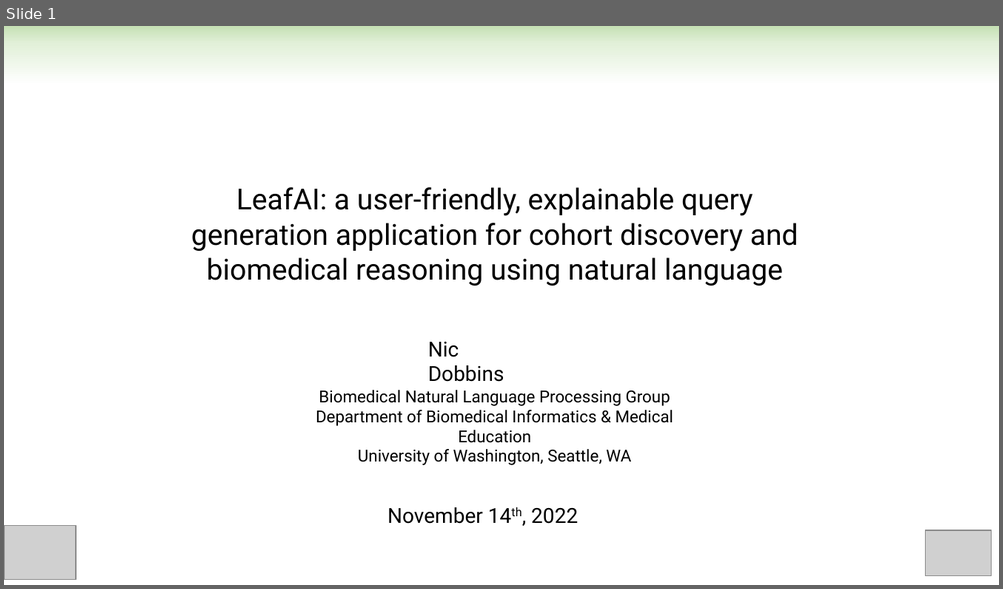
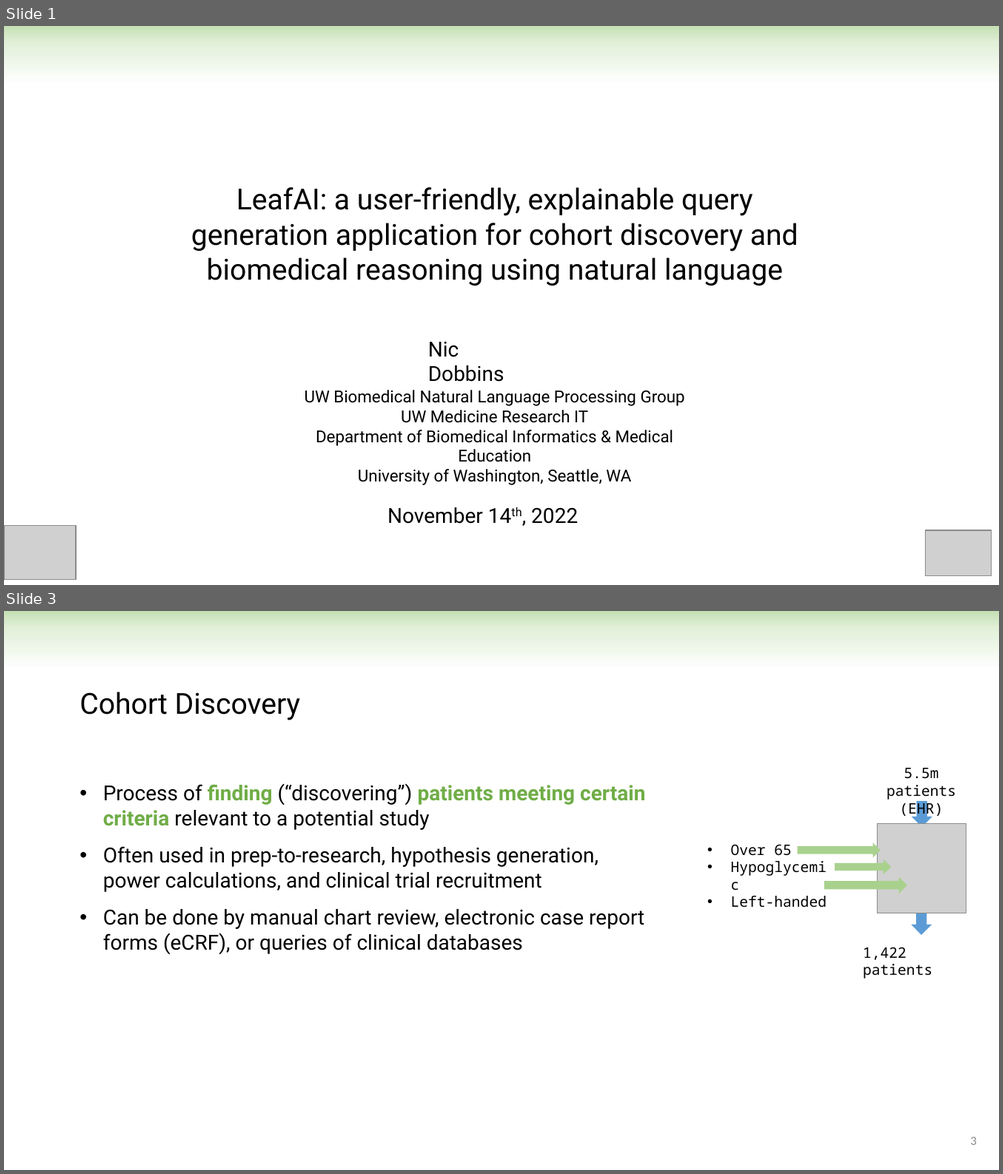
Before and after one commit to ndobb/dissertation, a slide deck: 4_general_exam/presentation/nic_dobbins_general_exam.pptx. Shown one above the other, each under a label of ours: slide 1 before the commit, slides 1 and 3 after it; the slides between them are not shown. The pictures are 1003x589 and 1003x1174 pixels, drawn with LibreOffice and Linux fonts; fonts in the diff are those of the drawing; grey boxes stand for pictures. Boxes give left, top, right and bottom in pixels: in the first picture for what was removed or moved away, otherwise in the second. Text is boxed around its words. In the diff, an @@ line names an element or a change of style, - is before the commit and + after.

```diff
--- a/4_general_exam/presentation/nic_dobbins_general_exam.pptx
+++ b/4_general_exam/presentation/nic_dobbins_general_exam.pptx
@@ slide 3 added at [4, 611, 999, 1170], background #FFFFFF; not listed: 1 template element that a slide beside it also shows @@
@@ text added at [79, 692, 300, 721], 28 pt, text #000000 @@
+Cohort Discovery
@@ text added at [103, 783, 645, 955], 20 pt, text #000000 @@
+• Process of finding (“discovering”) patients meeting certain criteria relevant to a potential study
+• Often used in prep-to-research, hypothesis generation, power calculations, and clinical trial recruitment
+• Can be done by manual chart review, electronic case report forms (eCRF), or queries of clinical databases
@@ text added at [886, 768, 956, 818], 14 pt, text #000000 @@
+5.5m patients
+(EHR)
@@ down arrow added at [911, 801, 932, 827], fill #5B9BD5 @@
@@ picture added at [877, 823, 966, 913] @@
@@ text added at [731, 844, 826, 908], 14 pt, text #000000 @@
+• Over 65
+• Hypoglycemic
+• Left-handed
@@ right arrow added at [797, 843, 880, 858], fill #A9D18E @@
@@ right arrow added at [834, 860, 891, 874], fill #A9D18E @@
@@ right arrow added at [824, 877, 907, 894], fill #A9D18E @@
@@ down arrow added at [910, 909, 931, 936], fill #5B9BD5 @@
@@ text added at [862, 947, 932, 979], 14 pt, text #000000 @@
+1,422 patients
@@ page number added at [970, 1137, 976, 1145], 12 pt, text #8C8C8C @@
+3
@@ slide 1 changed as well @@
@@ text at [304, 390, 685, 463]: text changed @@
-Biomedical Natural Language Processing Group
-Department of Biomedical Informatics & Medical Education
+UW Biomedical Natural Language Processing Group
+UW Medicine Research IT
+Department of Biomedical Informatics & Medical Education
```
Also in this commit, not shown: 1 other slide changed, 26 other slides added, 3 slides removed, 3 other files.
